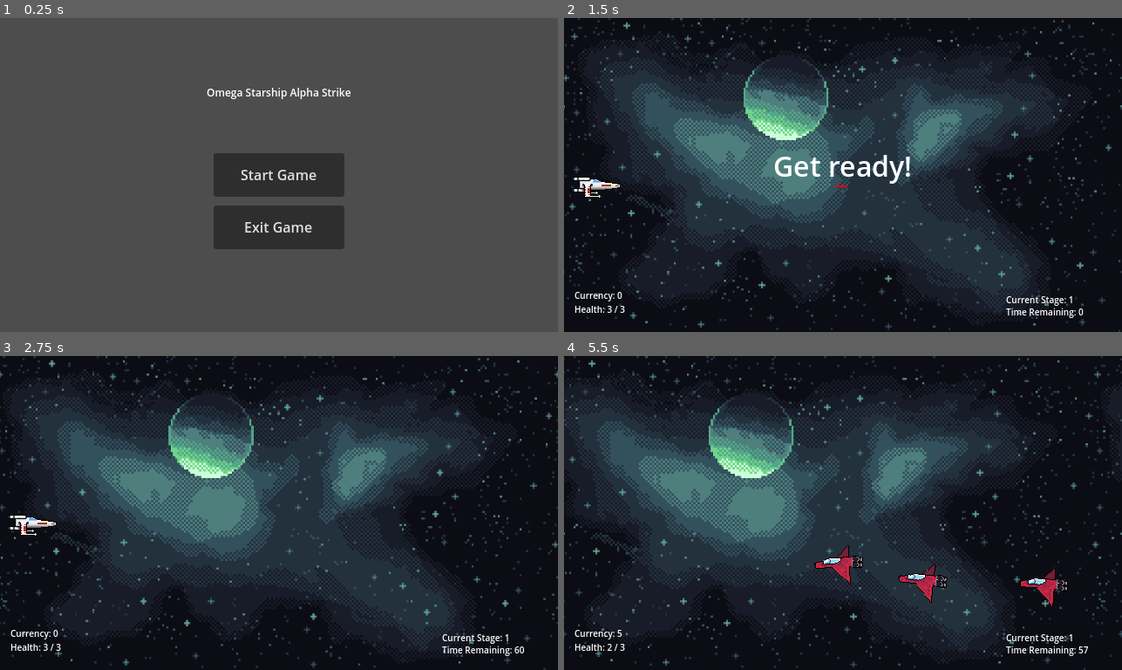
Above: before the commit, frames 1-4 (two rows, left to right).
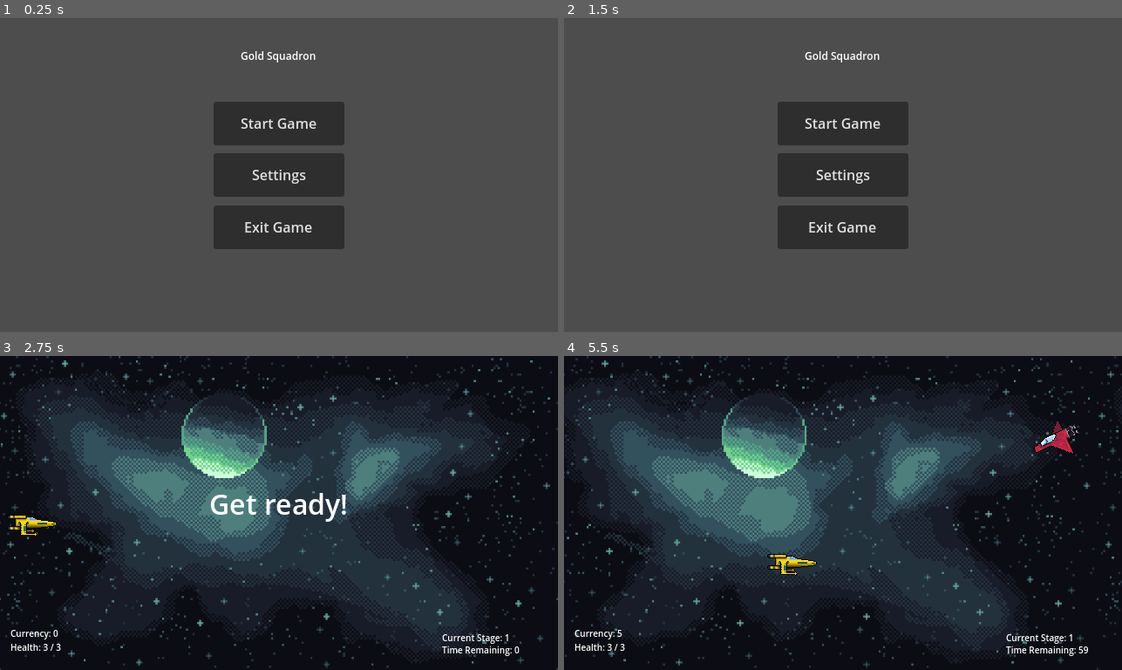
Above: after the commit, the same moments.

Repository: JesseGilbertVA/project-rename
Game: Godot game, scene res://start_menu.tscn
Same seed, same stepped clock (60 frames per second), same inputs: the game is played once before the commit and once after it.
Inputs (mouse positions are in pixels of both pictures, inside the frame that each line leads up to):
- Up to frame 1 (0.25 s): no input
- Up to frame 2 (1.5 s): click (843, 175) at 0.5 s, where only the run after the commit has a clickable "Settings"; click (843, 291) at 1.25 s, where only the run after the commit has a clickable "Go Back"
- Up to frame 3 (2.75 s): click (279, 462) at 2 s, where only the run after the commit has a clickable "Start Game"
- Up to frame 4 (5.5 s): hold Right (move_right) 2.78-3.53 s; hold Space (shoot) 2.78-3.53 s; hold Down (move_down) 3.53-4.28 s; tap Space (shoot) at 3.6, 5.1 s; hold Right (move_right) 4.28-5.03 s; hold Space (shoot) 4.28-5.03 s; hold Up (move_up) from 5.03 s (still down)

The runs differ from the first frame. In frame 1, 4.0% of the frame differs, in the area x 37-63%, y 10-53%; in frame 2, 95%, in the area x 0-100%, y 0-100%; in frame 3, 11%; in frame 4, 12%.

Commit message:
fractional scaling, some new art

Diff:
--- a/StartMenu.gd
+++ b/StartMenu.gd
@@ -23,3 +23,7 @@
 
 func _on_exit_game_pressed():
 	get_tree().quit()
+
+
+func _on_settings_pressed():
+	get_tree().change_scene_to_file("res://settings.tscn")
--- a/Store.gd
+++ b/Store.gd
@@ -51,7 +51,8 @@
 	if globals.player_currency >= 250 and globals.player_health < globals.max_player_health:
 		globals.player_health += 1
 		globals.player_currency -= 250
-	if globals.player_health == globals.max_player_health:
+		$PurchaseText.text = "HP recovered by 1. You now have " + str(globals.player_health) + " HP."
+	elif globals.player_health == globals.max_player_health:
 		$PurchaseText.text = "HP is full."
 	else:
 		$PurchaseText.text = "Insufficient funds."
--- a/enemy_one.tscn
+++ b/enemy_one.tscn
@@ -1,13 +1,13 @@
 [gd_scene load_steps=5 format=3 uid="uid://bdtp2suf5do83"]
 
 [ext_resource type="Script" path="res://enemy_one.gd" id="1_4eu2d"]
-[ext_resource type="Texture2D" uid="uid://c2c31kf8ydhp" path="res://newEnemyOne.png" id="2_1s7tw"]
+[ext_resource type="Texture2D" uid="uid://nmcpdl0r706v" path="res://test_ship.png" id="2_vvpa3"]
 
 [sub_resource type="SpriteFrames" id="SpriteFrames_52tkt"]
 animations = [{
 "frames": [{
 "duration": 1.0,
-"texture": ExtResource("2_1s7tw")
+"texture": ExtResource("2_vvpa3")
 }],
 "loop": true,
 "name": &"alive",
@@ -15,7 +15,7 @@
 }, {
 "frames": [{
 "duration": 1.0,
-"texture": ExtResource("2_1s7tw")
+"texture": ExtResource("2_vvpa3")
 }],
 "loop": false,
 "name": &"death",
@@ -23,7 +23,7 @@
 }]
 
 [sub_resource type="RectangleShape2D" id="RectangleShape2D_ibqwj"]
-size = Vector2(61, 44)
+size = Vector2(58.5, 38)
 
 [node name="EnemyOne" type="RigidBody2D" groups=["enemies"]]
 collision_layer = 4
@@ -37,7 +37,7 @@
 animation = &"death"
 
 [node name="CollisionShape2D" type="CollisionShape2D" parent="." groups=["enemies"]]
-position = Vector2(1.5, 1)
+position = Vector2(-1.25, 7)
 shape = SubResource("RectangleShape2D_ibqwj")
 
 [node name="VisibleOnScreenNotifier2D" type="VisibleOnScreenNotifier2D" parent="." groups=["enemies"]]
--- a/green_enemy.gd
+++ b/green_enemy.gd
@@ -17,7 +17,7 @@
 		linear_velocity = Vector2.ZERO
 		$CollisionShape2D.set_deferred("disabled", true)
 		#await get_tree().create_timer(0.25).timeout #re-enable once we actually have an animation
-		globals.player_currency += 10
+		globals.player_currency += 20
 		print('Player currency: ' + str(globals.player_currency))
 		queue_free()
 	else:
--- a/green_enemy.tscn
+++ b/green_enemy.tscn
@@ -44,7 +44,7 @@
 [sub_resource type="RectangleShape2D" id="RectangleShape2D_igi2d"]
 size = Vector2(60.5, 44)
 
-[node name="GreenEnemy" type="RigidBody2D"]
+[node name="GreenEnemy" type="RigidBody2D" groups=["enemies"]]
 collision_layer = 4
 gravity_scale = 1.66533e-16
 script = ExtResource("1_46d5p")
@@ -62,5 +62,6 @@
 shape = SubResource("RectangleShape2D_igi2d")
 
 [node name="VisibleOnScreenNotifier2D" type="VisibleOnScreenNotifier2D" parent="."]
+position = Vector2(19, 0)
 
 [connection signal="screen_exited" from="VisibleOnScreenNotifier2D" to="." method="_on_visible_on_screen_notifier_2d_screen_exited"]
--- a/player.tscn
+++ b/player.tscn
@@ -3,7 +3,7 @@
 [ext_resource type="Script" path="res://Player.gd" id="1_eiyoc"]
 [ext_resource type="PackedScene" uid="uid://c8gqagxs6ltvt" path="res://player_laser.tscn" id="2_ga1q8"]
 [ext_resource type="Texture2D" uid="uid://hr3r7bsaoiqv" path="res://laser.png" id="3_bpi42"]
-[ext_resource type="Texture2D" uid="uid://daeeix3q1oqoy" path="res://player_temp.png" id="4_uqc4n"]
+[ext_resource type="Texture2D" uid="uid://dl25rdyoptbsl" path="res://player_recolor.png" id="4_5eile"]
 [ext_resource type="Texture2D" uid="uid://bg2q1w756f6rf" path="res://player_invis.png" id="5_g136m"]
 [ext_resource type="Texture2D" uid="uid://b6enf34l2l5fi" path="res://player_shield.png" id="5_tplfh"]
 
@@ -54,7 +54,7 @@
 animations = [{
 "frames": [{
 "duration": 1.0,
-"texture": ExtResource("4_uqc4n")
+"texture": ExtResource("4_5eile")
 }],
 "loop": true,
 "name": &"default",
@@ -62,25 +62,25 @@
 }, {
 "frames": [{
 "duration": 1.0,
-"texture": ExtResource("4_uqc4n")
+"texture": ExtResource("4_5eile")
 }, {
 "duration": 1.0,
 "texture": ExtResource("5_g136m")
 }, {
 "duration": 1.0,
-"texture": ExtResource("4_uqc4n")
+"texture": ExtResource("4_5eile")
 }, {
 "duration": 1.0,
 "texture": ExtResource("5_g136m")
 }, {
 "duration": 1.0,
-"texture": ExtResource("4_uqc4n")
+"texture": ExtResource("4_5eile")
 }, {
 "duration": 1.0,
 "texture": ExtResource("5_g136m")
 }, {
 "duration": 1.0,
-"texture": ExtResource("4_uqc4n")
+"texture": ExtResource("4_5eile")
 }],
 "loop": false,
 "name": &"hit",
--- a/project.godot
+++ b/project.godot
@@ -25,8 +25,6 @@
 window/size/viewport_height=360
 window/size/mode=3
 window/stretch/mode="canvas_items"
-window/stretch/aspect="expand"
-window/stretch/scale_mode="integer"
 
 [input]
 
--- /dev/null
+++ b/settings.gd
@@ -0,0 +1,15 @@
+extends Node
+
+
+# Called when the node enters the scene tree for the first time.
+func _ready():
+	pass # Replace with function body.
+
+
+# Called every frame. 'delta' is the elapsed time since the previous frame.
+func _process(delta):
+	pass
+
+
+func _on_button_pressed():
+	get_tree().change_scene_to_file("res://start_menu.tscn")
--- /dev/null
+++ b/settings.tscn
@@ -0,0 +1,37 @@
+[gd_scene load_steps=2 format=3 uid="uid://bm3u7d7pgpd0f"]
+
+[ext_resource type="Script" path="res://settings.gd" id="1_7frqn"]
+
+[node name="Settings" type="Node"]
+script = ExtResource("1_7frqn")
+
+[node name="Label" type="Label" parent="."]
+anchors_preset = 8
+anchor_left = 0.5
+anchor_top = 0.5
+anchor_right = 0.5
+anchor_bottom = 0.5
+offset_left = -20.0
+offset_top = -11.5
+offset_right = 20.0
+offset_bottom = 11.5
+grow_horizontal = 2
+grow_vertical = 2
+text = "No"
+horizontal_alignment = 1
+
+[node name="Button" type="Button" parent="."]
+anchors_preset = 7
+anchor_left = 0.5
+anchor_top = 1.0
+anchor_right = 0.5
+anchor_bottom = 1.0
+offset_left = -35.5
+offset_top = -63.0
+offset_right = 35.5
+offset_bottom = -32.0
+grow_horizontal = 2
+grow_vertical = 0
+text = "Go Back"
+
+[connection signal="pressed" from="Button" to="." method="_on_button_pressed"]
--- a/start_menu.tscn
+++ b/start_menu.tscn
@@ -12,9 +12,9 @@
 anchor_right = 0.5
 anchor_bottom = 0.5
 offset_left = -75.0
-offset_top = -25.0
+offset_top = -84.0
 offset_right = 75.0
-offset_bottom = 25.0
+offset_bottom = -34.0
 grow_horizontal = 2
 grow_vertical = 2
 text = "Start Game"
@@ -24,12 +24,12 @@
 anchor_left = 0.5
 anchor_right = 0.5
 offset_left = -83.0
-offset_top = 77.0
+offset_top = 35.0
 offset_right = 83.0
-offset_bottom = 94.0
+offset_bottom = 52.0
 grow_horizontal = 2
 theme_override_font_sizes/font_size = 12
-text = "Omega Starship Alpha Strike"
+text = "Gold Squadron"
 horizontal_alignment = 1
 
 [node name="ExitGame" type="Button" parent="."]
@@ -46,5 +46,20 @@
 grow_vertical = 2
 text = "Exit Game"
 
+[node name="Settings" type="Button" parent="."]
+anchors_preset = 8
+anchor_left = 0.5
+anchor_top = 0.5
+anchor_right = 0.5
+anchor_bottom = 0.5
+offset_left = -75.0
+offset_top = -25.0
+offset_right = 75.0
+offset_bottom = 25.0
+grow_horizontal = 2
+grow_vertical = 2
+text = "Settings"
+
 [connection signal="pressed" from="StartGame" to="." method="_on_start_game_pressed"]
 [connection signal="pressed" from="ExitGame" to="." method="_on_exit_game_pressed"]
+[connection signal="pressed" from="Settings" to="." method="_on_settings_pressed"]
Binary file added: player_recolor.aseprite
Binary file added: player_recolor.png
Not shown, added: player_recolor.png.import
Binary file changed: player_temp.png
Binary file added: test_ship.png
Not shown, added: test_ship.png.import
Not shown, changed: build.zip
Not shown, added: build/gs.exe
Not shown, added: build/gs.pck
